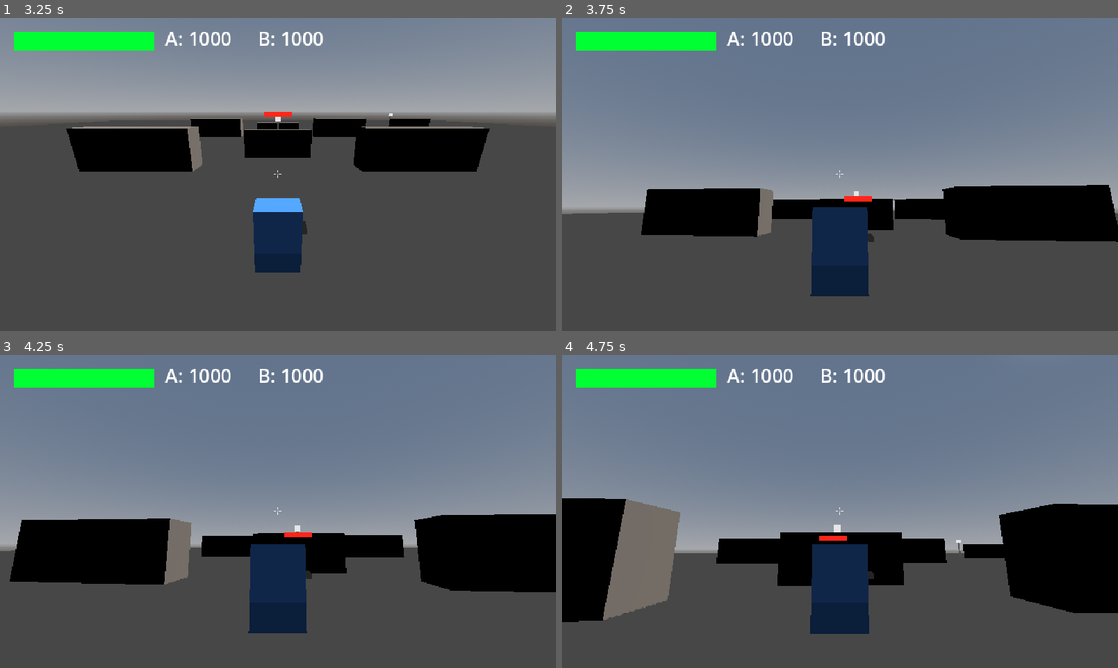
Above: before the commit, frames 1-4 (two rows, left to right).
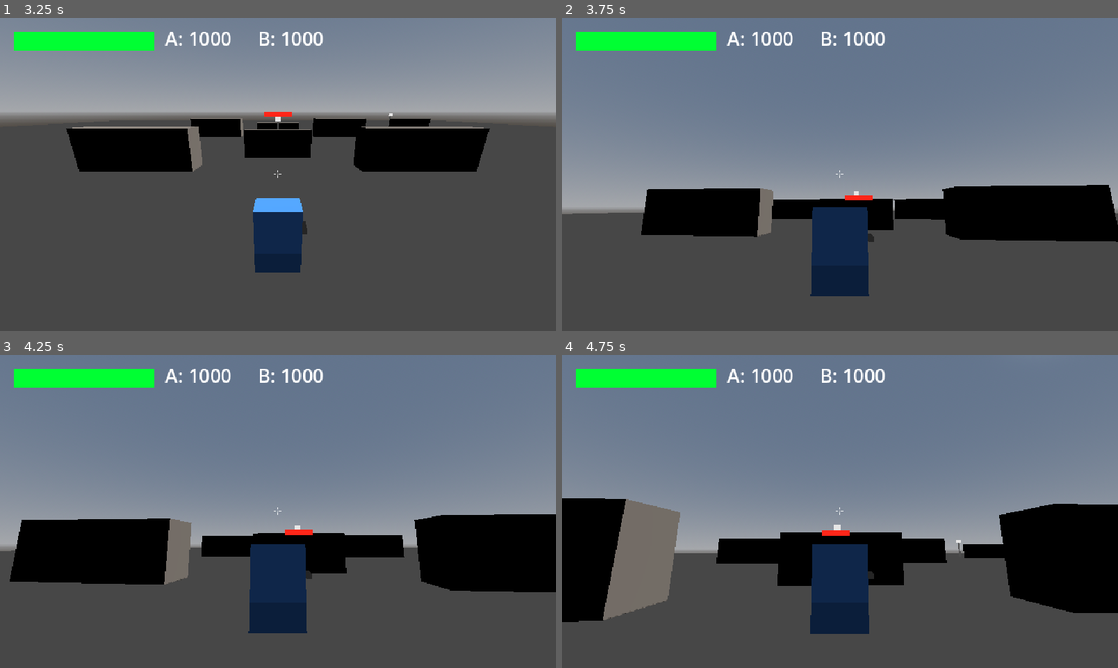
Above: after the commit, the same moments.

Repository: jonathandaley/Hardpoint
Game: Godot game, scene res://scenes/ui/TitleScreen.tscn
The game is run twice, just before and just after one commit, with the same random seed, the same clock (stepped at 60 frames per second) and the same inputs.
Inputs (mouse positions are in pixels of both pictures, inside the frame that each line leads up to):
- Up to frame 1 (3.25 s): tap Enter (ui_accept) at 0.5, 0.77 s; move the mouse to (400, 158) at 0.52 s; press the mouse at (400, 158) at 0.53 s; hold D (move_right) 0.53-1.25 s; release the mouse at (400, 158) at 1.25 s; click "MECH" at 1.25 s; click "PILOT" at 2 s; click "FIND MATCH" at 2.75 s
- Up to frame 2 (3.75 s): tap Enter (ui_accept) at 3.5 s; move the mouse to (812, 174) at 3.52 s; hold W (move_forward) from 3.53 s (still down); right-click (812, 174) at 3.6 s
- Up to frame 3 (4.25 s): keep holding W (move_forward); tap Enter (ui_accept) at 3.77 s
- Up to frame 4 (4.75 s): keep holding W (move_forward); move the mouse to (851, 505) at 4.27 s; press the mouse at (851, 505) at 4.28 s

Frame 1 is identical in both runs. In frame 2, less than 0.1% of the frame differs, in the area x 50-56%, y 56-59%; in frame 3, less than 0.1%; in frame 4, 0.2%, in the area x 46-52%, y 56-60%.
Error before the commit: Parse Error: Cannot infer the type of "aim_basis" variable because the value doesn't have a set type. (res://scripts/AIInputSource.gd:101)

Commit message:
Fix AIInputSource type inference error from get_aim_basis()
GDScript can't infer the return type of get_aim_basis() when called
via an untyped Node3D ref. Use .call() and explicit type annotations.

Co-Authored-By: Claude Sonnet 4.6 <noreply@anthropic.com>

Diff:
--- a/scripts/AIInputSource.gd
+++ b/scripts/AIInputSource.gd
@@ -98,9 +98,9 @@
 		var beacon_dist: float = to_beacon.length()
 		if beacon_dist > 3.0:
 			# Walk toward beacon in torso-local space (matches _handle_movement)
-			var aim_basis := bot_mech.get_aim_basis()
-			var fwd   := -aim_basis.z
-			var right := aim_basis.x
+			var aim_basis: Basis = bot_mech.call("get_aim_basis")
+			var fwd: Vector3   = -aim_basis.z
+			var right: Vector3 = aim_basis.x
 			to_beacon = to_beacon / beacon_dist
 			_move_dir = Vector2(to_beacon.dot(right), -to_beacon.dot(fwd)).normalized()
 		else:
